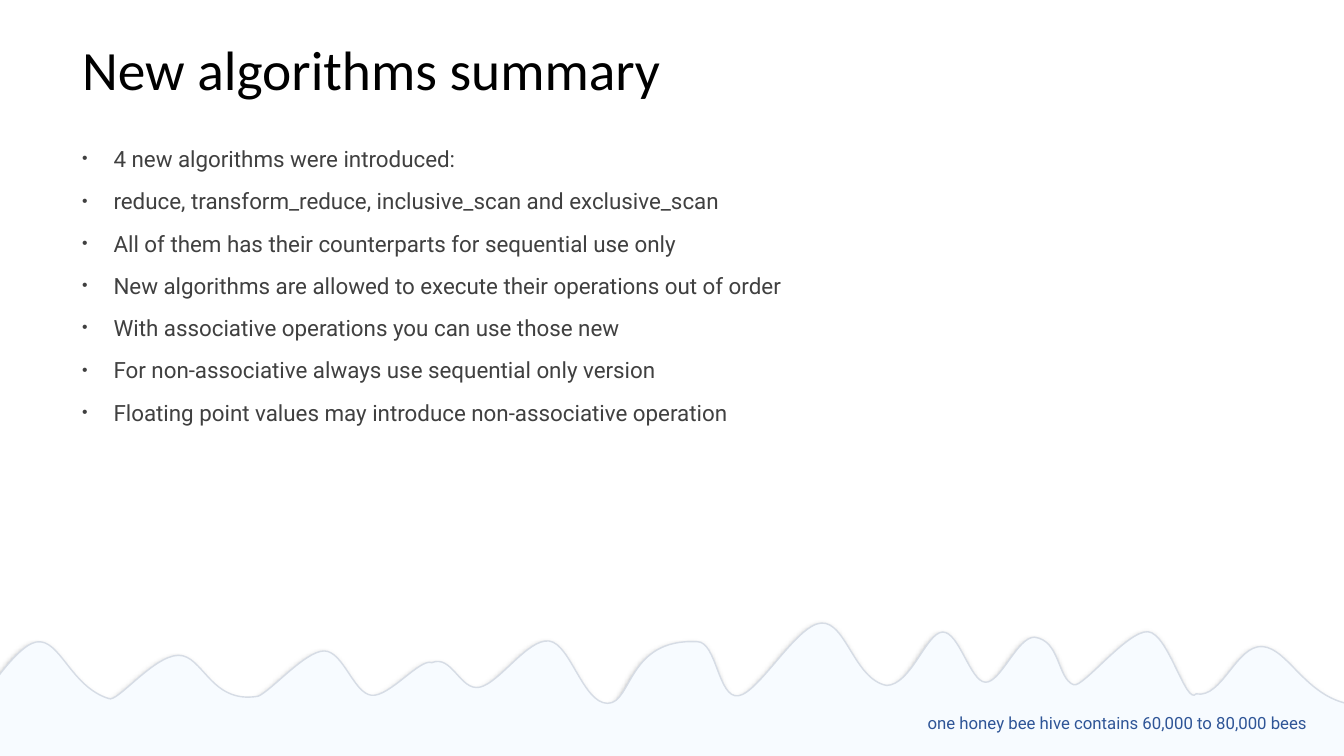
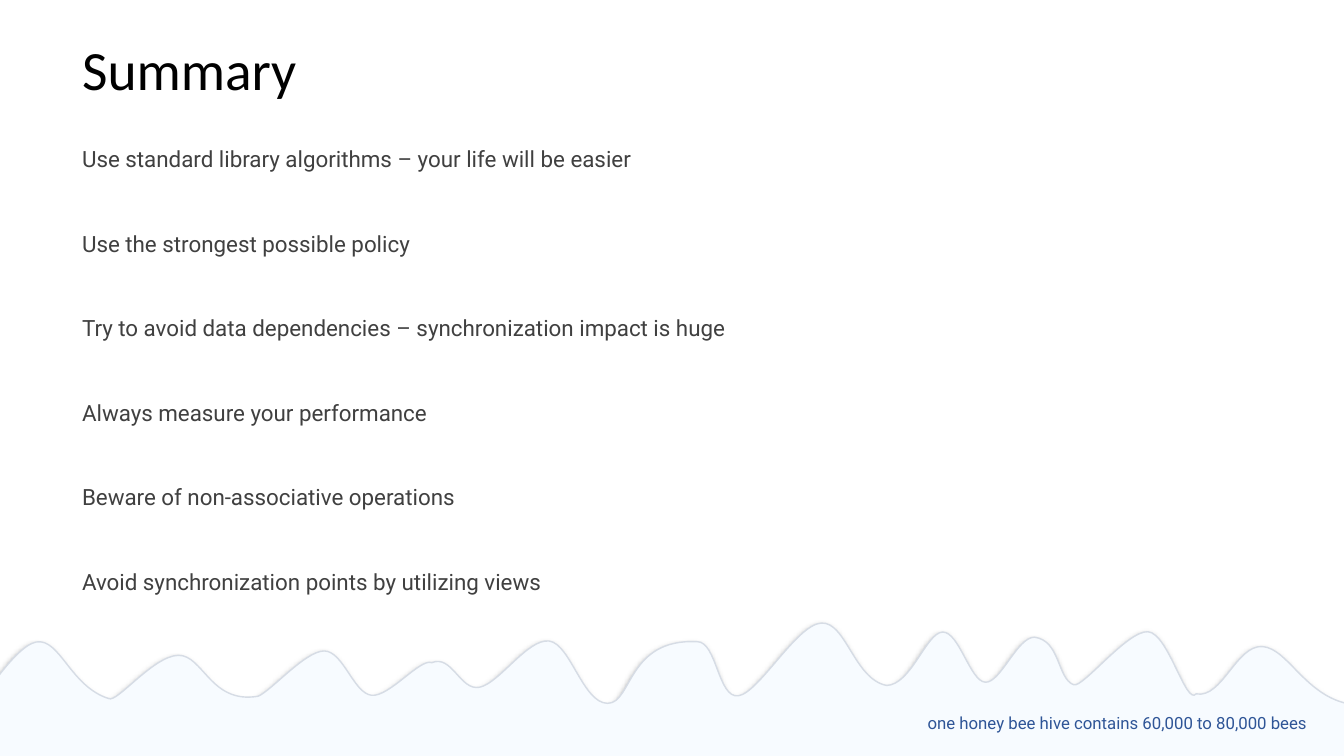
Before and after one commit to EmptySquareBubble/StoriesFromAParallelUniverse-, a slide deck: slide 42 of stories_from_a_paralel_universe.pptx (slide 27 before the commit). Drawn at 1344x756 pixels with LibreOffice and Linux fonts; fonts in the diff are those of the drawing. Boxes give left, top, right and bottom in pixels: in the first picture for what was removed or moved away, otherwise in the second. Text is boxed around its words. In the diff, an @@ line names an element or a change of style, - is before the commit and + after.

Commit message:
final slides

```diff
--- a/stories_from_a_paralel_universe.pptx
+++ b/stories_from_a_paralel_universe.pptx
@@ title at bbox=[82, 54, 296, 99]: text changed @@
-New algorithms summary
+Summary
@@ text at bbox=[82, 150, 725, 595]: text changed @@
-  • 4 new algorithms were introduced:
-  • reduce, transform_reduce, inclusive_scan and exclusive_scan
-  • All of them has their counterparts for sequential use only
-  • New algorithms are allowed to execute their operations out of order
-  • With associative operations you can use those new
-  • For non-associative always use sequential only version
-  • Floating point values may introduce non-associative operation
+  Use standard library algorithms – your life will be easier
+  Use the strongest possible policy
+  Try to avoid data dependencies – synchronization impact is huge
+  Always measure your performance
+  Beware of non-associative operations
+  Avoid synchronization points by utilizing views
```
Also in this commit, not shown: 4 other slides changed, 1 slide added, 2 other files.
